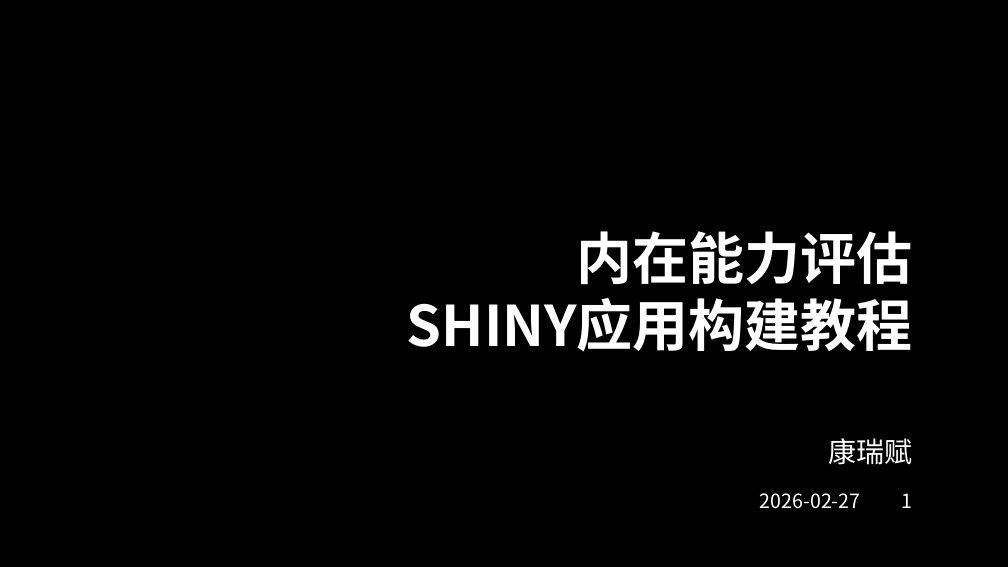
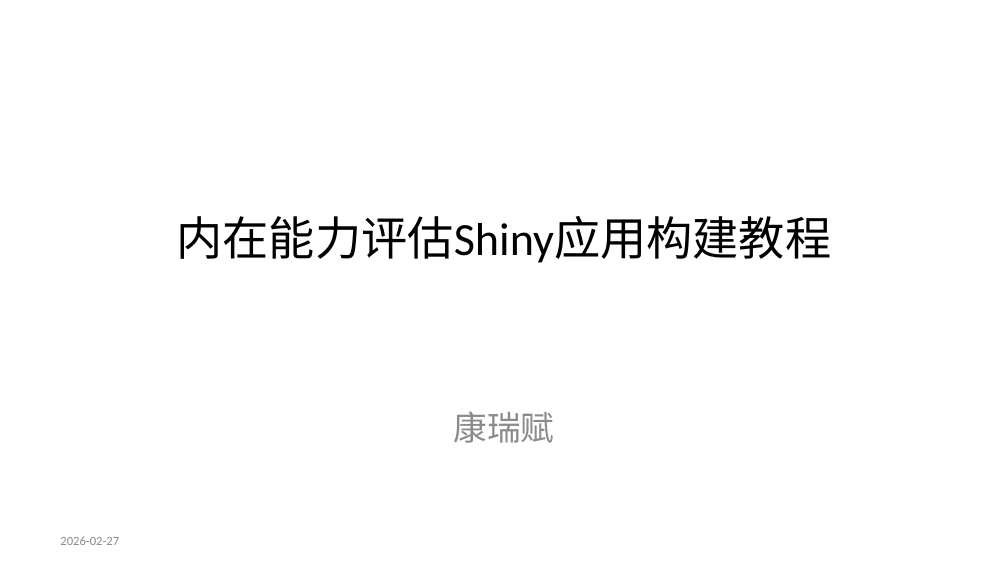
Before and after one commit to Kiriny1999/analysis-ic-model, a slide deck: slide 1 of shiny_app_documentation.pptx. Drawn at 1008x567 pixels with LibreOffice and Linux fonts; fonts in the diff are those of the drawing; background and template pictures are left out. Boxes give left, top, right and bottom in pixels: in the first picture for what was removed or moved away, otherwise in the second. Text is boxed around its words. In the diff, an @@ line names an element or a change of style, - is before the commit and + after.

```diff
--- a/shiny_app_documentation.pptx
+++ b/shiny_app_documentation.pptx
@@ background picture (left out) to #FFFFFF @@
@@ title "内在能力评估Shiny应用构建教程" at (x1=177, y1=216, x2=832, y2=263): vertical alignment bottom to middle @@
@@ title at (x1=177, y1=216, x2=832, y2=263): text changed; size 40 to 33 pt; font Noto Sans CJK SC to Calibri; text colour #FFFFFF to #000000; bold off @@
-内在能力评估
-SHINY应用构建教程
+内在能力评估Shiny应用构建教程
@@ subtitle "康瑞赋" moved from (x1=828, y1=438, x2=912, y2=465) to (x1=454, y1=411, x2=555, y2=443) @@
@@ subtitle "康瑞赋" at (x1=454, y1=411, x2=555, y2=443): size 20 to 24 pt, font Noto Sans CJK SC to Calibri, text colour #FFFFFF to #8C8C8C; alignment right to centre; less space between paragraphs @@
@@ page number removed at (x1=902, y1=493, x2=913, y2=508) @@
-1
@@ text "2026-02-27" moved from (x1=760, y1=493, x2=861, y2=509) to (x1=60, y1=536, x2=119, y2=545) @@
@@ text "2026-02-27" at (x1=60, y1=536, x2=119, y2=545): size 14 to 9 pt, font Noto Sans CJK SC to Calibri, text colour #FFFFFF to #8C8C8C; alignment right to left @@
```
Also in this commit, not shown: 55 other slides changed.
